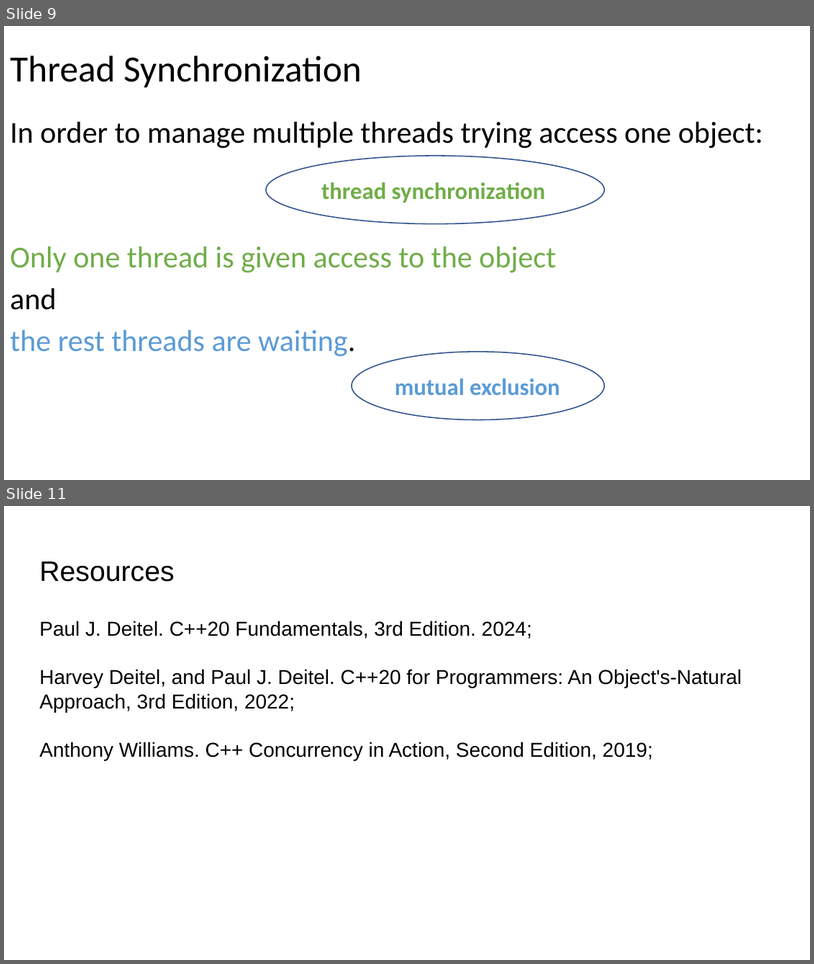
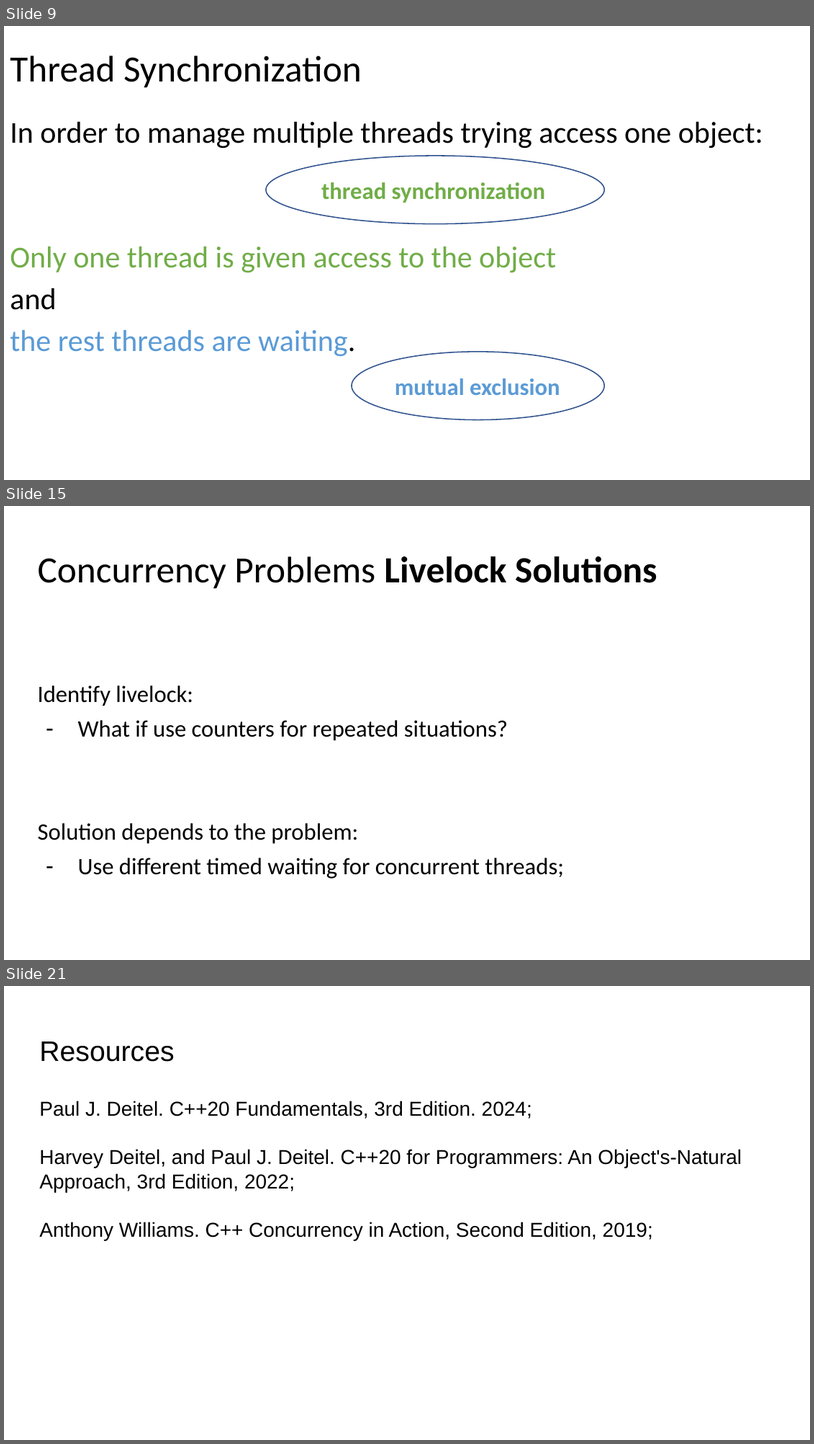
Before and after one commit to manglayev/nu-courses-material, a slide deck: CSCI-423/week-2/Lecture_2/lecture-2-C++.pptx. Shown one above the other, each under a label of ours: slides 9 and 11 before the commit, slides 9, 15 and 21 after it; the slides between them are not shown. The pictures are 814x964 and 814x1444 pixels, drawn with LibreOffice and Linux fonts; fonts in the diff are those of the drawing. Boxes give left, top, right and bottom in pixels: in the first picture for what was removed or moved away, otherwise in the second. Text is boxed around its words. In the diff, an @@ line names an element or a change of style, - is before the commit and + after.

```diff
--- a/CSCI-423/week-2/Lecture_2/lecture-2-C++.pptx
+++ b/CSCI-423/week-2/Lecture_2/lecture-2-C++.pptx
@@ slide 15 added at bbox=[4, 506, 810, 960], background #FFFFFF @@
@@ title added at bbox=[38, 556, 657, 589], 33 pt, text #000000 @@
+Concurrency Problems Livelock Solutions
@@ text added at bbox=[38, 685, 564, 878], 21 pt, text #000000 @@
+Identify livelock:
+– What if use counters for repeated situations?
+Solution depends to the problem:
+– Use different timed waiting for concurrent threads;
@@ what was slide 11 is now slide 21 @@
```
Also in this commit, not shown: 4 slides changed, 9 other slides added, 3 other files.
